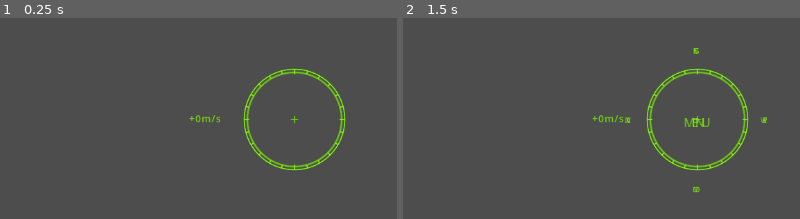
Above: before the commit, frames 1-2 (left to right).
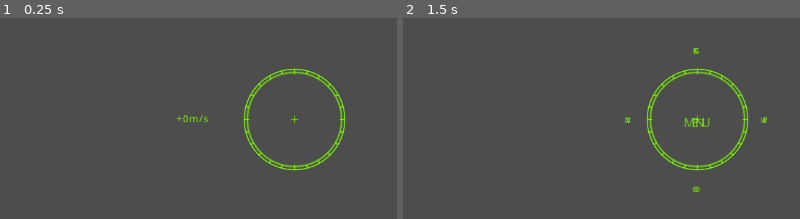
Above: after the commit, the same moments.

Repository: jleclanche/iw2-remaster
Game: Godot game, scene res://scenes/main.tscn
Two runs of this game, one before a commit and one after it. Both use one fixed random seed, a clock stepped at 60 frames per second and the inputs below.
Inputs (mouse positions are % of the whole screen's width and height, from its top left):
- Up to frame 1 (0.25 s): no input
- Up to frame 2 (1.5 s): tap Enter at 0.5 s; move the mouse to (72, 50) at 0.52 s; hold Right 0.53-1.25 s; hold Enter 0.53-1.25 s; click (72, 50) at 0.67 s; tap Space at 0.77, 1.07, 1.25 s; drag from (30, 61) to (45, 78) at 1.27 s
The pictures show only the part of the screen within x 13-63%, y 31-80%; the shares and areas given below are measured in that part.

The runs differ from the first frame. In frame 1, 0.2% of the frame differs, in the area x 44-56%, y 48-52%; in frame 2, 0.1%.
Error in both runs: Unable to iterate on object of type 'Nil'. (res://scripts/pog/natives/world.gd:265)

Commit message:
HUD: fix reticle collisions, warning font, and the menu button font
- own-speed readout right-anchors at -100 (-(_DAT_1011e034 +
  _DAT_101190b0), FUN_100eb270 @ 0x100f7076), not the target block's
  TEXT_X=82 it was borrowing
- the menu reticle's left box right-aligns on that same -100 anchor and
  its pills cross the r=110 status-icon ring, so the readouts and the
  ring now yield while the menu is open -- both reported collisions
  (velocity vs NAV pill, CMD pill vs capsule icon) are gone
- warnings draw in ocrb_18pt: the HUD font table (0x10162c60) has only
  ocrb 8/10/18; handelgothic bt_12pt ships but is the base GUI's
  largenumber font (ibasegui.pog:6) -- and the front-end fancy buttons
  use square721 bdex bt_8pt (igui.pog CreateFancyButton), which menu.gd
  now uses instead of the 12pt face

Co-Authored-By: Claude Fable 5 <noreply@anthropic.com>

Diff:
--- a/game/scripts/hud.gd
+++ b/game/scripts/hud.gd
@@ -44,6 +44,12 @@
 const ICON_PIPS := 24      # _DAT_1011e0bc  charge pips ringing an icon
 const ICON_PIP_R := 18.0   # _DAT_101190bc  pip ring radius
 const TEXT_X := 82.0       # ICON_BASE + _DAT_10119ec8 (2): target block / hull bar
+# The own-speed readout's right anchor: -(_DAT_1011e034 + _DAT_101190b0) =
+# -(80 + 20) = -100 (reticle master, FUN_100eb270 call @ 0x100f7076 -- NOT the
+# target block's TEXT_X). This is the SAME anchor the menu reticle's left box
+# right-aligns on, so the two can never show together: the menu replaces the
+# reticle readouts (and the status-icon ring the pills would cross).
+const SPEED_X := 100.0
 const TEXT_GAP := 9.0      # _DAT_101190b8  bar -> text gap
 # _DAT_1011b344: inside this range of a targeted L-point the reticle names its
 # destination beside the capsule-drive icon.
@@ -55,7 +61,12 @@
 var FONT_SIZE := 13
 var _font: Font       # Handel Gothic 8pt -- panel text, like the original
 var _font_num: Font   # OCR-B 8pt -- reticle numerics
-var _font_big: Font   # Handel Gothic 12pt -- warnings
+# The reticle-area warning flasher is our reconstruction (no hud.csv key), so
+# it uses the biggest font the HUD's own text system can draw: the font table
+# at 0x10162c60 holds ONLY ocrb_8pt / ocrb_10pt / ocrb_18pt (+ sprites) --
+# handelgothic 12pt ships (fonts/handelgothic bt_12pt.frf) but it is the base
+# GUI's "largenumber" font (ibasegui.pog:6), never a HUD face.
+var _font_big: Font   # OCR-B 18pt -- warnings
 var num_size := 14
 var big_size := 17
 # FUN_100eb270's first argument is an index into the font table at 0x10162c60
@@ -159,7 +170,7 @@
 	var base: String = main._base()
 	_font = load_game_font(base, "handelgothic bt_8pt.fnt")
 	_font_num = load_game_font(base, "ocrb_8pt.fnt")  # tight reticle numerics
-	_font_big = load_game_font(base, "handelgothic bt_12pt.fnt")
+	_font_big = load_game_font(base, "ocrb_18pt.fnt")
 	_font_menu = load_game_font(base, "ocrb_10pt.fnt")
 	_font_head = load_game_font(base, "ocrb_18pt.fnt")
 	if _font is FontFile and (_font as FontFile).fixed_size > 0:
@@ -777,15 +788,18 @@
 			Color(hull_col.r, hull_col.g, hull_col.b, 0.65), 2.5, true)
 	# own speed, left of the reticle ("+325m/s")
 	# 0x100f7076: font 0, style 2 (alpha 0.75), halign 1 (right-anchored on
-	# -TEXT_X), valign 2 (centred on the reticle's own centre line, y = 0).
-	var vel: float = main.ship.forward_speed()
-	var vel_text: String = ("%s/s" % _fmt_range(absf(vel))) if in_lds \
-		else "%s%dm/s" % ["-" if vel < 0 else "+", absi(int(absf(vel)))]
-	_hud_text(0, 2, c + Vector2(-TEXT_X, 0), vel_text, 1, 2, ring)
-	if main.ship.set_speed > 0.5:
-		var st := "set %d" % int(main.ship.set_speed)
-		_hud_text(0, 0, c + Vector2(-TEXT_X, float(num_size) + 4.0), st, 1, 2,
-				ring)
+	# -SPEED_X = -100), valign 2 (centred on the reticle's own centre line,
+	# y = 0). Suppressed while the HUD menu is open: the menu's left box
+	# right-aligns on the SAME -100 anchor, so the engine can never show both.
+	if not menu_active:
+		var vel: float = main.ship.forward_speed()
+		var vel_text: String = ("%s/s" % _fmt_range(absf(vel))) if in_lds \
+			else "%s%dm/s" % ["-" if vel < 0 else "+", absi(int(absf(vel)))]
+		_hud_text(0, 2, c + Vector2(-SPEED_X, 0), vel_text, 1, 2, ring)
+		if main.ship.set_speed > 0.5:
+			var st := "set %d" % int(main.ship.set_speed)
+			_hud_text(0, 0, c + Vector2(-SPEED_X, float(num_size) + 4.0), st,
+					1, 2, ring)
 	_draw_target_block(c)
 	# velocity vector marker
 	var v: Vector3 = main.ship.velocity
@@ -797,7 +811,11 @@
 			draw_arc(p, 6.0, 0, TAU, 16, ring, 1.4, true)
 			draw_line(p + Vector2(-12, 0), p + Vector2(-6, 0), ring, 1.4)
 			draw_line(p + Vector2(6, 0), p + Vector2(12, 0), ring, 1.4)
-	_draw_status_icons(c)
+	# the status-icon ring (r=110) sits inside the menu pills' reach (anchors at
+	# +-100, boxes growing outward), so it yields to the open menu like the
+	# speed readout does -- the CMD pill no longer crosses the capsule icon
+	if not menu_active:
+		_draw_status_icons(c)
 
 func _icon_pos(deg: float, radius: float) -> Vector2:
 	# FUN_100f93c0: x = floor(sin(a) * r), y = floor(-cos(a) * r) -- angles run
--- a/game/scripts/menu.gd
+++ b/game/scripts/menu.gd
@@ -105,9 +105,12 @@
 var mode := "main"  # main | systems
 var sel := 0
 var launched := false
-var _font: Font        # Handel Gothic 12pt — the original GUI face
+# The front end's fancy buttons use GUI_title_font = square721 bdex bt_8pt
+# (igui.pog CreateFancyButton -> SetWindowFont, igui.pog:31/245); handelgothic
+# bt_12pt DOES ship (fonts/handelgothic bt_12pt.frf in resource.zip) but it is
+# the base GUI's "largenumber" font (ibasegui.pog:6), not the menu face.
 var _font_small: Font  # Handel Gothic 8pt — dossier body
-var _font_title: Font  # Square721 BdEx — version line
+var _font_title: Font  # Square721 BdEx 8pt — fancy buttons, titles, version
 var item_size := 13
 var _item_rects: Array = []
 var bust_movie: VideoStreamPlayer
@@ -142,9 +145,10 @@
 	set_anchors_and_offsets_preset(Control.PRESET_FULL_RECT)
 	mouse_filter = Control.MOUSE_FILTER_IGNORE
 	visible = false
-	_font = Hud.load_game_font(main._base(), "handelgothic bt_12pt.fnt")
 	_font_small = Hud.load_game_font(main._base(), "handelgothic bt_8pt.fnt")
 	_font_title = Hud.load_game_font(main._base(), "square721 bdex bt_8pt.fnt")
+	if _font_title is FontFile and (_font_title as FontFile).fixed_size > 0:
+		item_size = (_font_title as FontFile).fixed_size
 	var add_mat := CanvasItemMaterial.new()
 	add_mat.blend_mode = CanvasItemMaterial.BLEND_MODE_ADD
 	# The left menu bar is the engine's icShadyBar (Render 0x10e7d0; statics
@@ -798,13 +802,14 @@
 		var r := Rect2(Vector2(28, y), Vector2(bw, bh))
 		_stadium(r, col, 1.6 if i == sel else 1.2, i == sel)
 		var label: String = items[i][0]
-		_top.draw_string(_font, r.position + Vector2(16, bh - 7), label,
+		_top.draw_string(_font_title, r.position + Vector2(16, bh - 7), label,
 				HORIZONTAL_ALIGNMENT_LEFT, -1, item_size,
 				col if enabled else Color(col.r, col.g, col.b, 0.35))
 		_item_rects.append(r.grow(4))
 		y += bh + gap
 	# version line, bottom right, like "Edge of Chaos F14.6"
 	var ver := "Edge of Chaos R1.0"
-	var vw := _font.get_string_size(ver, HORIZONTAL_ALIGNMENT_LEFT, -1, 13).x
-	_top.draw_string(_font, Vector2(s.x - vw - 14, s.y - 10), ver,
-			HORIZONTAL_ALIGNMENT_LEFT, -1, 13, AMBER_TEXT)
+	var vw := _font_title.get_string_size(ver, HORIZONTAL_ALIGNMENT_LEFT, -1,
+			item_size).x
+	_top.draw_string(_font_title, Vector2(s.x - vw - 14, s.y - 10), ver,
+			HORIZONTAL_ALIGNMENT_LEFT, -1, item_size, AMBER_TEXT)
Not shown, changed: docs/hud.md
